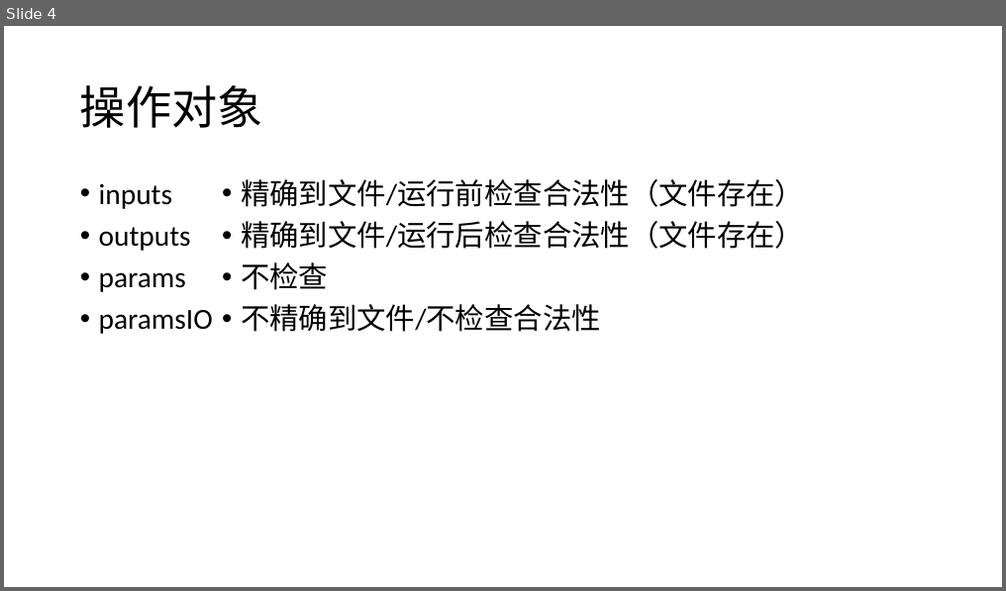
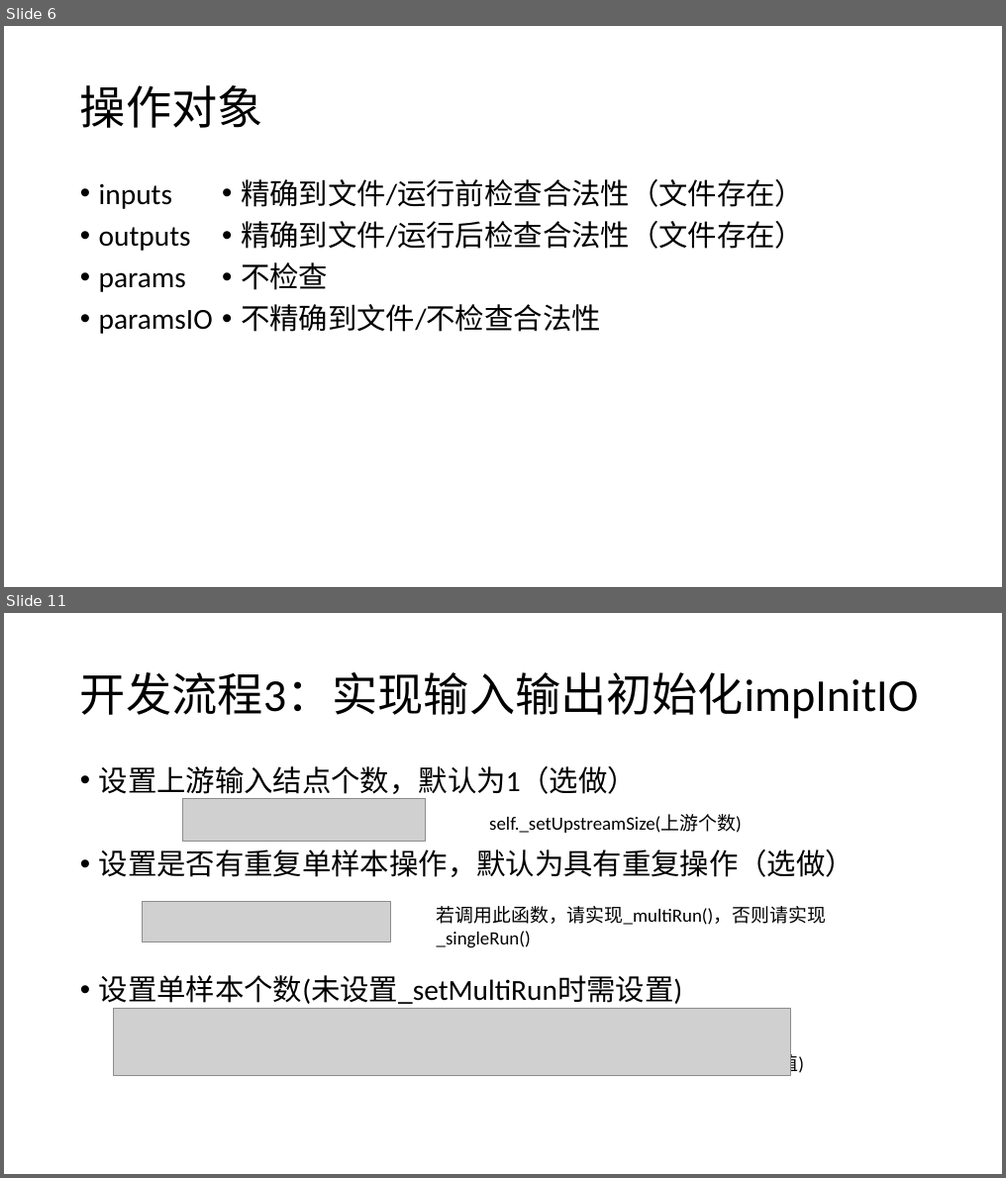
Before and after one commit to chansigit/HCAChina-Doc, a slide deck: 施工文档/开发文档/HCA-China Pipeline Framework 魏征.pptx. Shown one above the other, each under a label of ours: slide 4 before the commit, slides 6 and 11 after it; the slides between them are not shown. The pictures are 1006x591 and 1006x1178 pixels, drawn with LibreOffice and Linux fonts; fonts in the diff are those of the drawing; grey boxes stand for pictures. Boxes give left, top, right and bottom in pixels: in the first picture for what was removed or moved away, otherwise in the second. Text is boxed around its words. In the diff, an @@ line names an element or a change of style, - is before the commit and + after.

Commit message:
update 开发文档

```diff
--- a/施工文档/开发文档/HCA-China Pipeline Framework 魏征.pptx
+++ b/施工文档/开发文档/HCA-China Pipeline Framework 魏征.pptx
@@ slide 11 added at box(4, 613, 1002, 1174), background #FFFFFF @@
@@ title added at box(80, 672, 919, 719), 44 pt, text #000000 @@
+开发流程3：实现输入输出初始化impInitIO
@@ text added at box(99, 766, 854, 1004), 28 pt, text #000000 @@
+• 设置上游输入结点个数，默认为1（选做）
+• 设置是否有重复单样本操作，默认为具有重复操作（选做）
+• 设置单样本个数(未设置_setMultiRun时需设置)
@@ picture added at box(183, 798, 426, 841) @@
@@ text added at box(489, 815, 742, 833), 18 pt, text #000000 @@
+self._setUpstreamSize(上游个数)
@@ picture added at box(142, 901, 390, 943) @@
@@ text added at box(437, 906, 826, 949), 18 pt, text #000000 @@
+若调用此函数，请实现_multiRun()，否则请实现_singleRun()
@@ picture added at box(113, 1008, 790, 1075) @@
@@ text added at box(489, 1052, 804, 1076), 18 pt, text #000000 @@
+self.setOutput(‘输出名’, 输出变量值)
@@ what was slide 4 is now slide 6 @@
```
Also in this commit, not shown: 10 other slides added, 1 slide removed.
